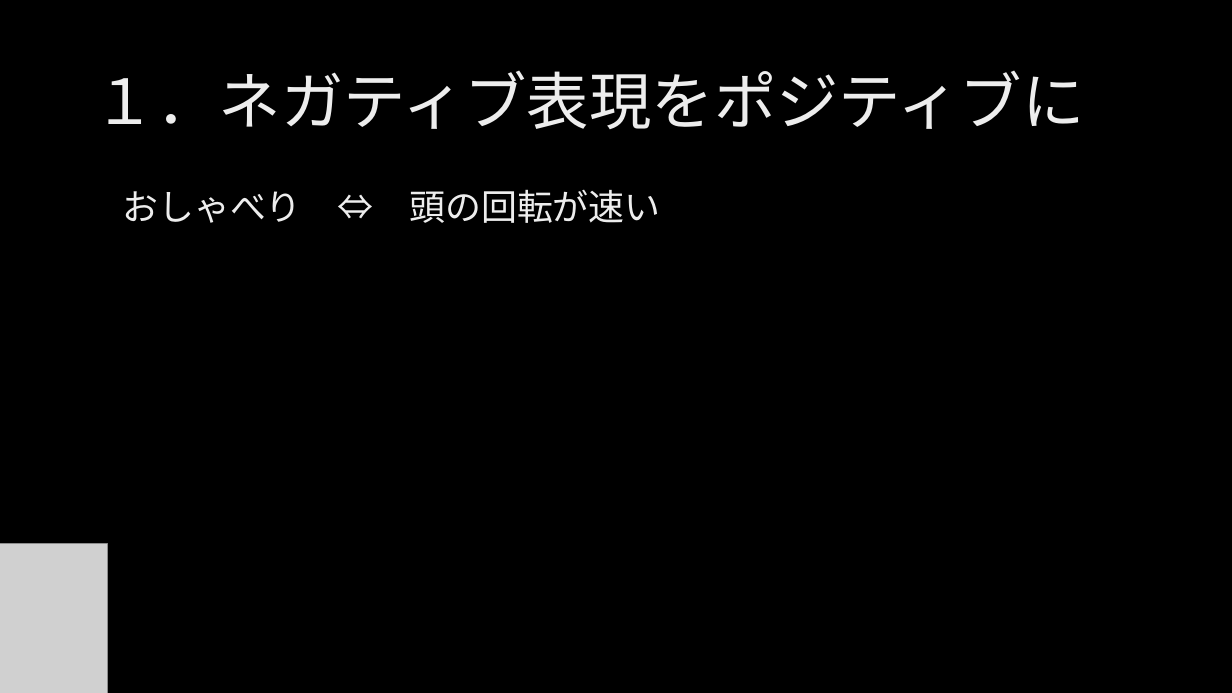
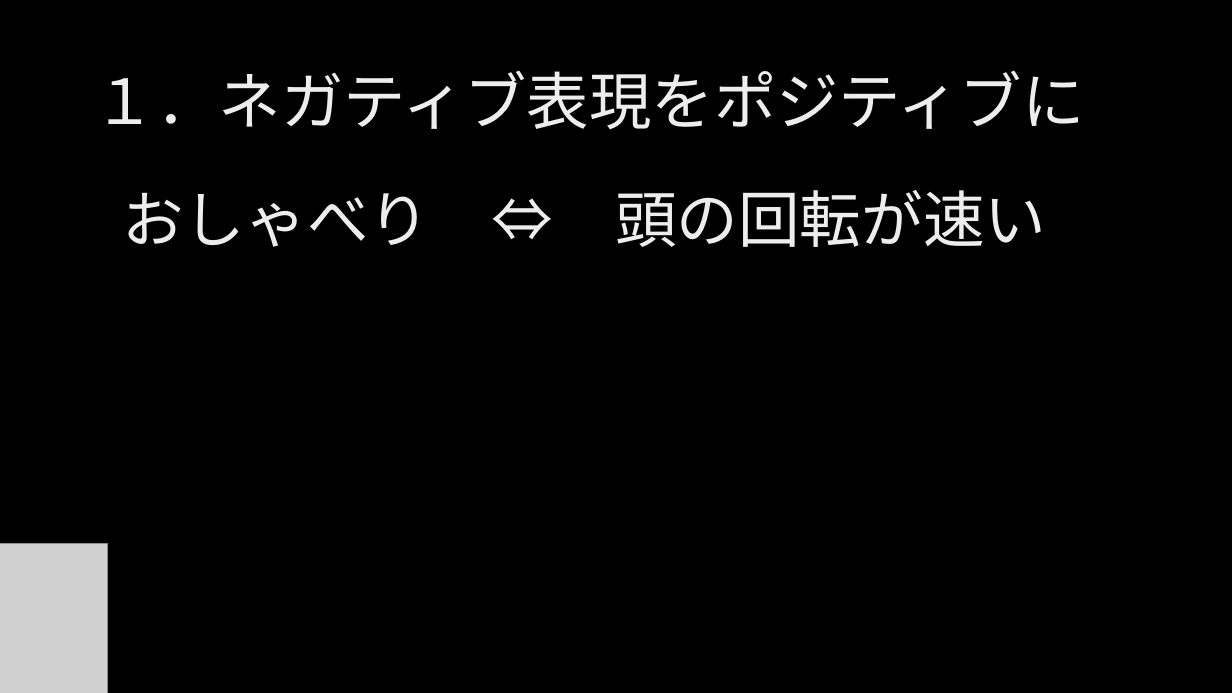
Before and after one commit to ljsdl/kmusubi, a slide deck: slide 4 of docs/999_学习资料汇总/実用日本語_20220514.pptx. Drawn at 1232x693 pixels with LibreOffice and Linux fonts; fonts in the diff are those of the drawing; grey boxes stand for pictures; background and template pictures are left out. Boxes give left, top, right and bottom in pixels: in the first picture for what was removed or moved away, otherwise in the second. Text is boxed around its words. In the diff, an @@ line names an element or a change of style, - is before the commit and + after.

```diff
--- a/docs/999_学习资料汇总/実用日本語_20220514.pptx
+++ b/docs/999_学习资料汇总/実用日本語_20220514.pptx
@@ text "おしゃべり ⇔ 頭の回転が速い" at (122,190,1046,247): size 28 to 48 pt @@
```
Also in this commit, not shown: 9 other slides changed.
